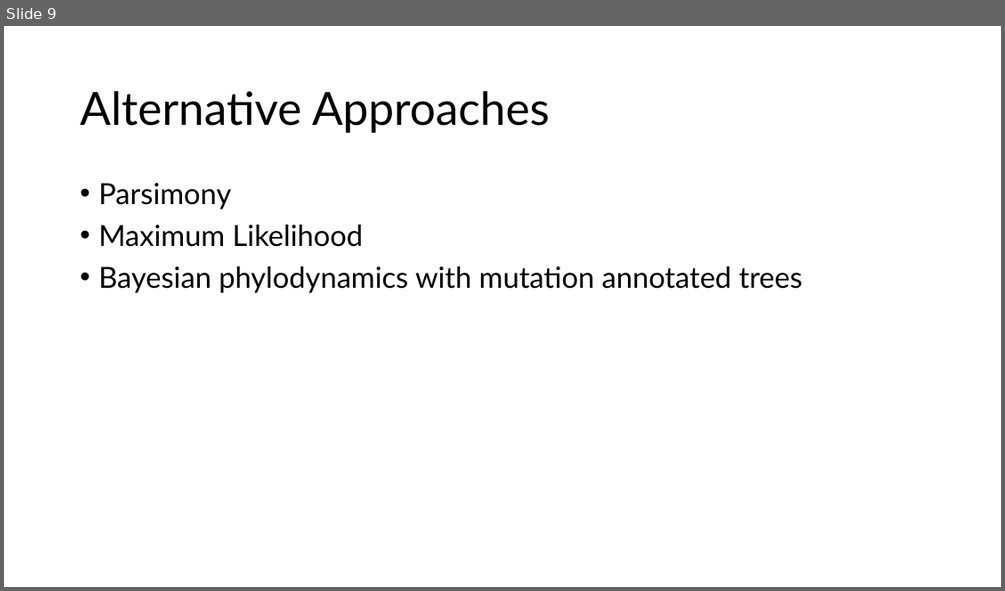
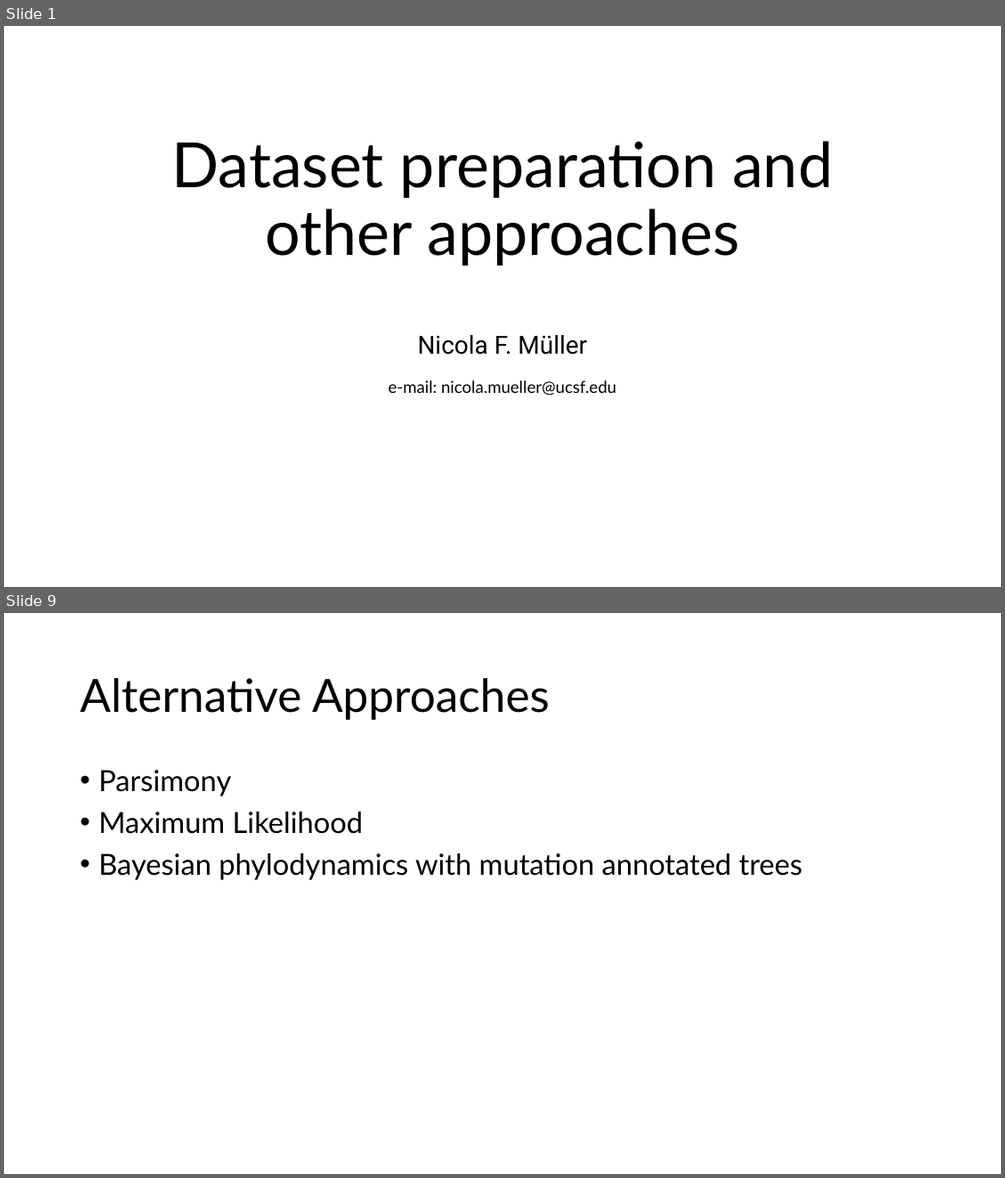
Before and after one commit to JuliaPalacios/SISMID_EvolutionaryDynamics, a slide deck: Lectures/other_apporaches.pptx. Shown one above the other, each under a label of ours: slide 9 before the commit, slides 1 and 9 after it; the slides between them are not shown. The pictures are 1005x591 and 1005x1178 pixels, drawn with LibreOffice and Linux fonts; fonts in the diff are those of the drawing. Boxes give left, top, right and bottom in pixels: in the first picture for what was removed or moved away, otherwise in the second. Text is boxed around its words. In the diff, an @@ line names an element or a change of style, - is before the commit and + after.

```diff
--- a/Lectures/other_apporaches.pptx
+++ b/Lectures/other_apporaches.pptx
@@ slide 1 added at (4,26,1001,587), background #FFFFFF @@
@@ title added at (172,141,833,265), 60 pt, text #000000 @@
+Dataset preparation and other approaches
@@ text added at (418,335,587,354), 24 pt, text #000000 @@
+Nicola F. Müller
@@ text added at (388,380,616,395), 16 pt, text #000000 @@
+e-mail: nicola.mueller@ucsf.edu
```
Also in this commit, not shown: 9 other slides added, 6 slides removed, 1 other file.
